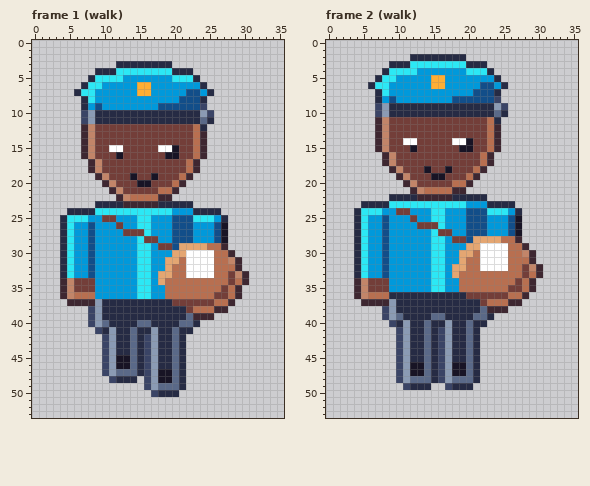
One commit to this pixel-art file: art/depths/mail-carrier@75.aseprite. Above is the file before it was changed.
36x54 pixels, 6 frames. Shown: frame 1 (walk), frame 2 (walk). The old version is drawn lined up with the new one. The commit also changed other frames, which this record leaves out.
And afterwards:
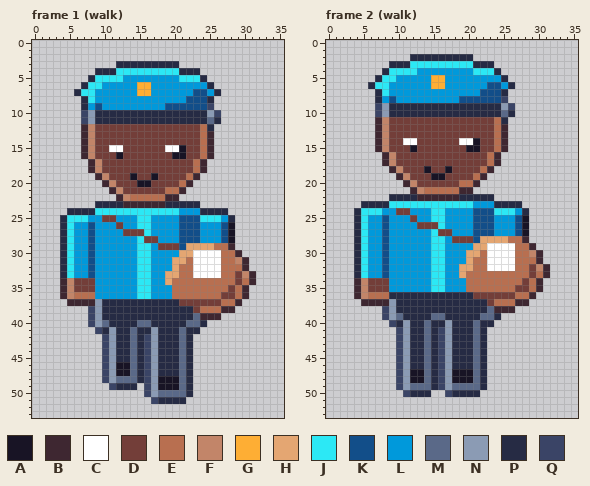
Palette (. is transparent): A #181425  B #3e2731  C #ffffff  D #733e39  E #b86f50  F #c28569  G #feae34  H #e4a672  J #2ce8f5  K #124e89  L #0099db  M #5a6988  N #8b9bb4  P #262b44  Q #3a4466
Diff:
whole drawing moved by -1,-2 (the old picture is shown already moved)
Frame 1 (walk):
y 3: x 20 . -> P
y 4: x 20 P -> J; x 23 . -> P
y 5: x 20 J -> L; x 23..24 P. -> JP
y 6: x 24..25 P. -> LP
y 7: x 22 K -> L; x 24..26 LP. -> KLP
y 8: x 21 K -> L; x 24..25 P. -> KP
y 9: x 18 K -> L; x 24..25 Q. -> KQ
y 10: x 24..26 NQ. -> PNQ
y 11: x 24..26 MP. -> PMP
y 12: x 23..25 EP. -> DEP
y 13..14: x 23..25 EB. -> DEB
y 15: x 18 C -> D; x 20..21 AD -> CA; x 23..25 EB. -> DEB
y 16: x 19 A -> D; x 21 D -> A; x 23..25 EB. -> DEB
y 17..18: x 22..24 EB. -> DEB
y 19: x 21..23 EB. -> DEB
y 20: x 20..22 EB. -> DEB
y 21: x 18 E -> D; x 20..21 B. -> EB
y 22: x 18 B -> E; x 20 . -> B
y 23: x 18 P -> B; x 23 . -> P
y 24: x 20 L -> J; x 23 P -> L; x 27 . -> P
y 25: x 20 K -> L; x 23 J -> K; x 26..28 LP. -> JLP
y 26..28: x 20 K -> L; x 23 L -> K; x 26..28 KA. -> LKA
y 29: x 20..21 KH -> DK; x 25 E -> H; x 27..28 B. -> EB
y 30: x 20 H -> L; x 22 C -> H; x 26 E -> C; x 28..29 B. -> EB
y 31: x 19 H -> L; x 21..22 EC -> HE; x 26 E -> C; x 28..30 FB. -> EFB
y 32: x 19..20 HE -> LH; x 22 C -> E; x 26 E -> C; x 29..30 B. -> EB
y 33: x 18 H -> L; x 20 E -> H; x 22 C -> E; x 26 E -> C; x 28..31 DFB. -> EDFB
y 34: x 18..19 HE -> LH; x 28..31 DEB. -> EDEB
y 35: x 19 E -> L; x 27..30 DEB. -> EDEB
y 36: x 19 E -> L; x 26 D -> E; x 28..30 EB. -> DEB
y 37: x 20 D -> P; x 26 E -> D; x 28..29 B. -> EB
y 38: x 22..23 DE -> PD; x 26 B -> E; x 28 . -> B
y 39: x 22..23 MB -> PM; x 26 . -> B
y 40: x 21 M -> P; x 23..24 P. -> MP
y 41: x 20..21 MP -> PM; x 23 . -> P
y 42..44: x 20..22 MP. -> PMP
y 45: x 12..13 AA -> PP; x 20..22 MP. -> PMP
y 46: x 20..22 MP. -> PMP
y 47: x 12..13 MM -> AA; x 18..22 AAMP. -> PPPMP
y 48: x 10..15 .QPPP. -> QNMMMP; x 20..22 MP. -> AMP
y 49: x 11..14 .... -> QPPP; x 18..22 MMMP. -> AAAMP
y 50: x 16..22 .QPPP.. -> QNMMMMP
y 51: x 17..21 ..... -> QPPPP
Frame 2 (walk):
y 2: x 20 . -> P
y 3: x 20 P -> J; x 23 . -> P
y 4: x 20 J -> L; x 23..24 P. -> JP
y 5: x 24..25 P. -> LP
y 6: x 22 K -> L; x 24..26 LP. -> KLP
y 7: x 21 K -> L; x 24..25 P. -> KP
y 8: x 18 K -> L; x 24..25 Q. -> KQ
y 9: x 24..26 NQ. -> PNQ
y 10: x 24..26 MP. -> PMP
y 11: x 23..25 EP. -> DEP
y 12..13: x 23..25 EB. -> DEB
y 14: x 18 C -> D; x 20..21 AD -> CA; x 23..25 EB. -> DEB
y 15: x 19 A -> D; x 21 D -> A; x 23..25 EB. -> DEB
y 16..17: x 22..24 EB. -> DEB
y 18: x 21..23 EB. -> DEB
y 19: x 20..22 EB. -> DEB
y 20: x 18 E -> D; x 20..21 B. -> EB
y 21: x 18 B -> E; x 20 . -> B
y 22: x 18 P -> B; x 23 . -> P
y 23: x 20 L -> J; x 23 P -> L; x 27 . -> P
y 24: x 20 K -> L; x 23 J -> K; x 26..28 LP. -> JLP
y 25..27: x 20 K -> L; x 23 L -> K; x 26..28 KA. -> LKA
y 28: x 20..21 KH -> DK; x 25 E -> H; x 27..28 B. -> EB
y 29: x 20 H -> L; x 22 C -> H; x 26 E -> C; x 28..29 B. -> EB
y 30: x 19 H -> L; x 21..22 EC -> HE; x 26 E -> C; x 28..30 FB. -> EFB
y 31: x 19..20 HE -> LH; x 22 C -> E; x 26 E -> C; x 29..30 B. -> EB
y 32: x 18 H -> L; x 20 E -> H; x 22 C -> E; x 26 E -> C; x 28..31 DFB. -> EDFB
y 33: x 18..19 HE -> LH; x 28..31 DEB. -> EDEB
y 34: x 19 E -> L; x 27..30 DEB. -> EDEB
y 35: x 19 E -> L; x 26 D -> E; x 28..30 EB. -> DEB
y 36: x 20 D -> P; x 26 E -> D; x 28..29 B. -> EB
y 37: x 22..23 DE -> PD; x 26 B -> E; x 28 . -> B
y 38: x 22..23 MB -> PM; x 26 . -> B
y 39: x 21 M -> P; x 23..24 P. -> MP
y 40: x 20..21 MP -> PM; x 23 . -> P
y 41..45: x 20..22 MP. -> PMP
y 46: x 12..13 AA -> PP; x 18..22 AAMP. -> PPPMP
y 47: x 20..22 MP. -> AMP
y 48: x 12..13 MM -> AA; x 18..22 MMMP. -> AAAMP
y 49: x 10..22 .QPPP..QPPP.. -> QNMMMPQNMMMMP
y 50: x 11..14 .... -> QPPP; x 17..21 ..... -> QPPPP
Pixel boxes of the changes (left, top, right, bottom) in both pictures:
changed: (102, 61, 256, 404)
changed: (396, 54, 550, 397)
